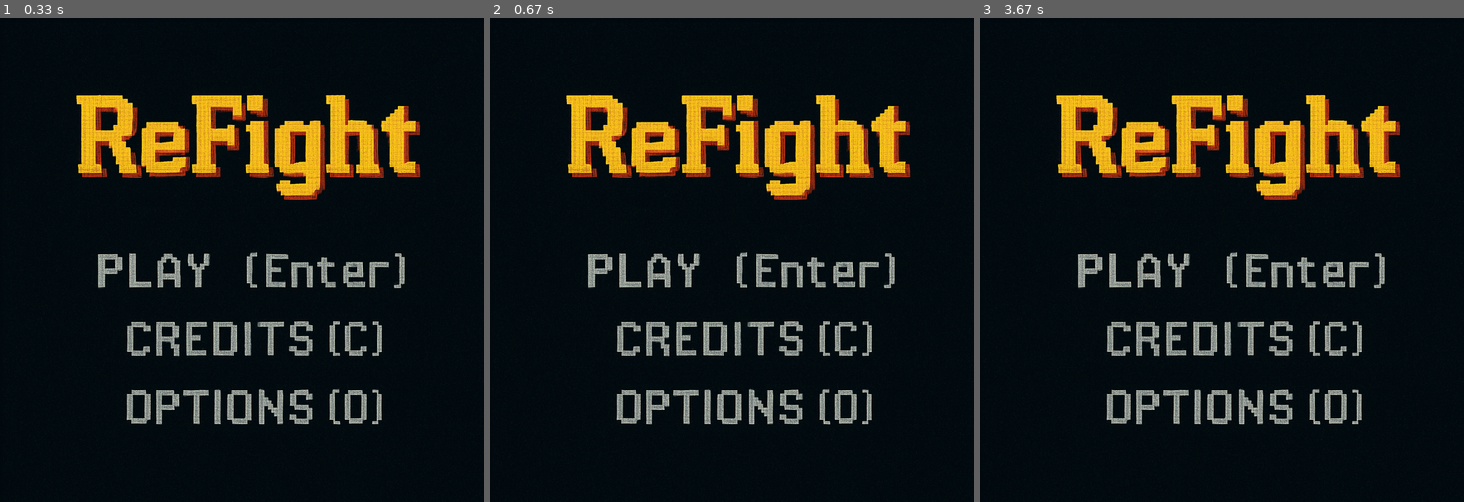
Above: before the commit, frames 1-3 (left to right).
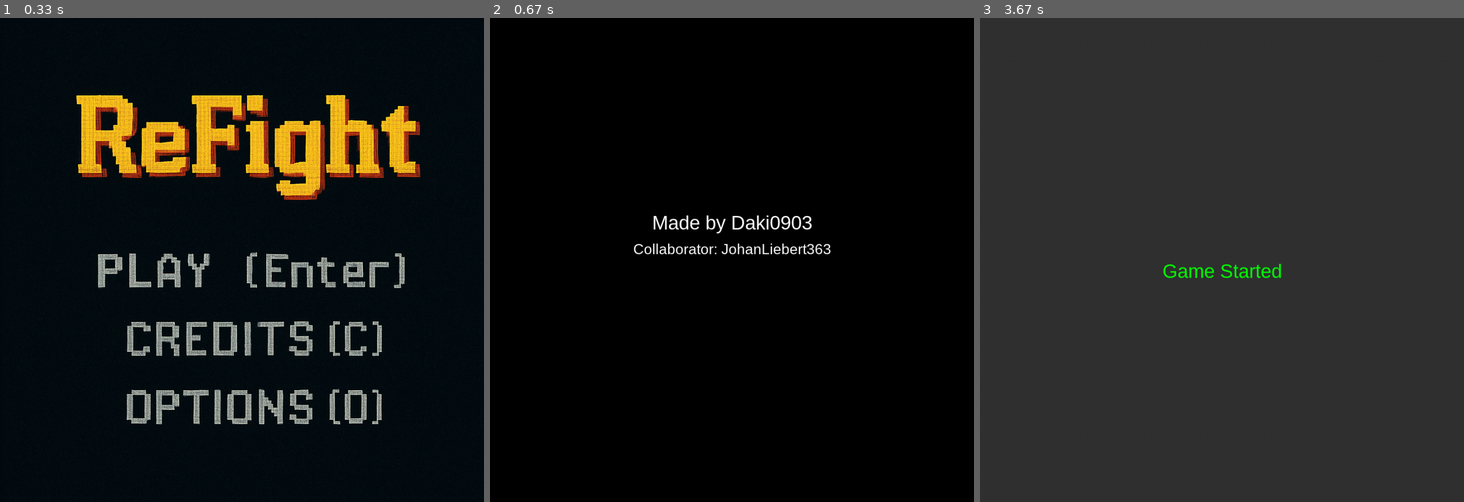
Above: after the commit, the same moments.

Repository: Daki0903/PygameTestGame2
Game: pygame game, started from Game/main.py
The game is run twice, just before and just after one commit, with the same random seed, the same clock (stepped at 60 frames per second) and the same inputs.
Inputs:
- Up to frame 1 (0.33 s): no input
- Up to frame 2 (0.67 s): tap C at 0.33 s
- Up to frame 3 (3.67 s): tap Enter at 3.17 s

Frame 1 is identical in both runs. In frame 2, 14% of the frame differs, in the area x 0-100%, y 1-100%; in frame 3, 100%, in the area x 0-100%, y 0-100%.

Commit message:
Update main.py

Diff:
--- a/Game/main.py
+++ b/Game/main.py
@@ -5,21 +5,47 @@
 
 screen_width, screen_height = 1000, 1000
 screen = pygame.display.set_mode((screen_width, screen_height))
-pygame.display.set_caption("Prikaz slike")
+pygame.display.set_caption("Main Menu")
 
 image_path = r"assets\MainMenu.png"
 try:
     background = pygame.image.load(image_path)
 except pygame.error as e:
-    print(f"Ne mogu da učitam sliku: {e}")
+    print(f"Cannot load image: {e}")
     pygame.quit()
     sys.exit()
 
+font = pygame.font.SysFont("arial", 40)
+small_font = pygame.font.SysFont("arial", 30)
+
+def show_credits():
+    screen.fill((0, 0, 0))
+    text1 = font.render("Made by Daki0903", True, (255, 255, 255))
+    text2 = small_font.render("Collaborator: JohanLiebert363", True, (255, 255, 255))
+    screen.blit(text1, (screen_width // 2 - text1.get_width() // 2, 400))
+    screen.blit(text2, (screen_width // 2 - text2.get_width() // 2, 460))
+    pygame.display.flip()
+    pygame.time.wait(3000)
+
+def start_game():
+    screen.fill((50, 50, 50))
+    text = font.render("Game Started", True, (0, 255, 0))
+    screen.blit(text, (screen_width // 2 - text.get_width() // 2, screen_height // 2))
+    pygame.display.flip()
+    pygame.time.wait(3000)
+
 running = True
+on_menu = True
+
 while running:
     for event in pygame.event.get():
         if event.type == pygame.QUIT:
             running = False
+        if event.type == pygame.KEYDOWN:
+            if event.key == pygame.K_RETURN:
+                start_game()
+            elif event.key == pygame.K_c:
+                show_credits()
 
     screen.blit(background, (0, 0))
     pygame.display.flip()
